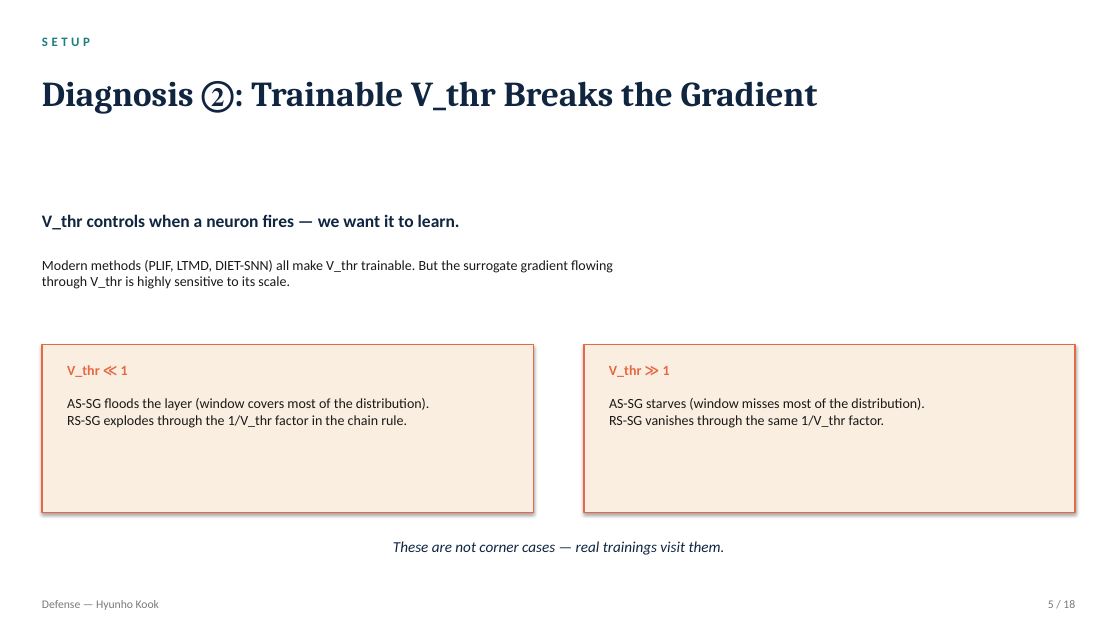
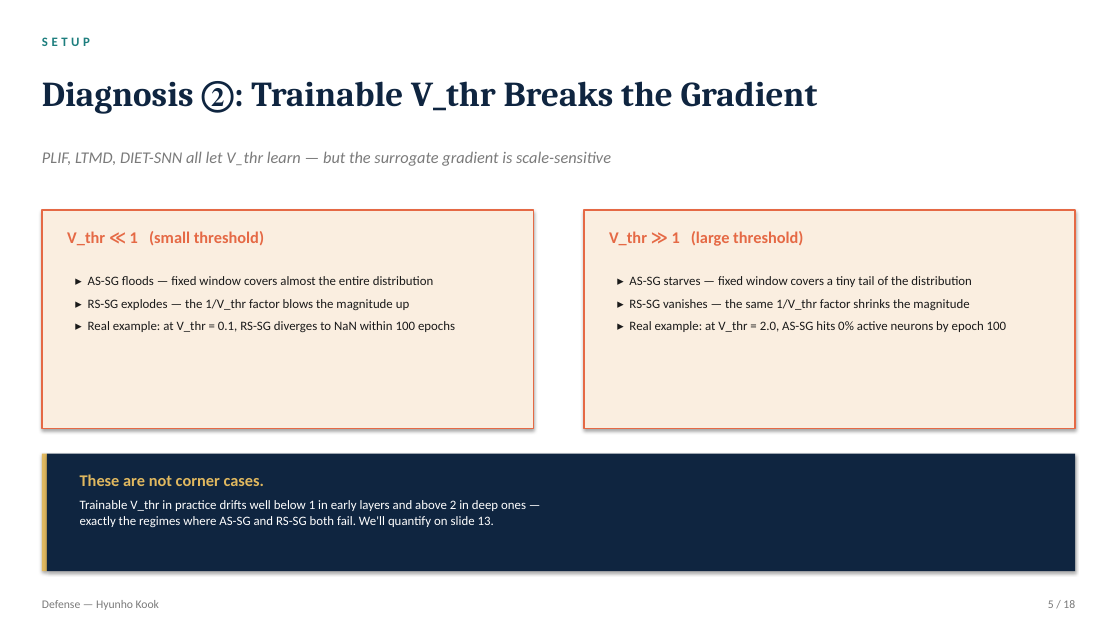
Before and after one commit to kookhh0827/POSTECH_thesis_template_latex, a slide deck: slide 5 of Hyunho_Kook_Master_Defense.pptx. Drawn at 1120x630 pixels with LibreOffice and Linux fonts; fonts in the diff are those of the drawing. Boxes give left, top, right and bottom in pixels: in the first picture for what was removed or moved away, otherwise in the second. Text is boxed around its words. In the diff, an @@ line names an element or a change of style, - is before the commit and + after.

```diff
--- a/Hyunho_Kook_Master_Defense.pptx
+++ b/Hyunho_Kook_Master_Defense.pptx
@@ text at (x1=42, y1=151, x2=611, y2=166): text changed; size 12 to 14 pt; text colour #1A1A1A to #7A7A7A; italic on @@
-Modern methods (PLIF, LTMD, DIET-SNN) all make V_thr trainable. But the surrogate gradient flowing
-through V_thr is highly sensitive to its scale.
+PLIF, LTMD, DIET-SNN all let V_thr learn — but the surrogate gradient is scale-sensitive
@@ rectangle resized from (x1=42, y1=344, x2=534, y2=513) to (x1=42, y1=210, x2=534, y2=429) @@
@@ text removed at (x1=42, y1=214, x2=460, y2=230) @@
-V_thr controls when a neuron fires — we want it to learn.
@@ text at (x1=67, y1=231, x2=264, y2=246): text changed; size 12 to 14 pt @@
-V_thr ≪ 1
+V_thr ≪ 1 (small threshold)
@@ rectangle resized from (x1=584, y1=344, x2=1075, y2=513) to (x1=584, y1=210, x2=1075, y2=429) @@
@@ text at (x1=609, y1=231, x2=803, y2=246): text changed; size 12 to 14 pt @@
-V_thr ≫ 1
+V_thr ≫ 1 (large threshold)
@@ text at (x1=88, y1=276, x2=455, y2=332): text changed; size 12 to 11 pt @@
-AS-SG floods the layer (window covers most of the distribution).
-RS-SG explodes through the 1/V_thr factor in the chain rule.
+▸ AS-SG floods — fixed window covers almost the entire distribution
+▸ RS-SG explodes — the 1/V_thr factor blows the magnitude up
+▸ Real example: at V_thr = 0.1, RS-SG diverges to NaN within 100 epochs
@@ text at (x1=629, y1=276, x2=1007, y2=332): text changed; size 12 to 11 pt @@
-AS-SG starves (window misses most of the distribution).
-RS-SG vanishes through the same 1/V_thr factor.
+▸ AS-SG starves — fixed window covers a tiny tail of the distribution
+▸ RS-SG vanishes — the same 1/V_thr factor shrinks the magnitude
+▸ Real example: at V_thr = 2.0, AS-SG hits 0% active neurons by epoch 100
@@ rectangle added at (x1=42, y1=454, x2=47, y2=571), fill #E0B85F @@
@@ rectangle added at (x1=47, y1=454, x2=1075, y2=571), fill #0F2540 @@
@@ text added at (x1=80, y1=474, x2=526, y2=527), 11 pt, text #FFFFFF @@
+These are not corner cases.
+Trainable V_thr in practice drifts well below 1 in early layers and above 2 in deep ones —
+exactly the regimes where AS-SG and RS-SG both fail. We'll quantify on slide 13.
@@ text removed at (x1=393, y1=541, x2=725, y2=555) @@
-These are not corner cases — real trainings visit them.
```
Also in this commit, not shown: 7 other slides changed, 8 other files.
